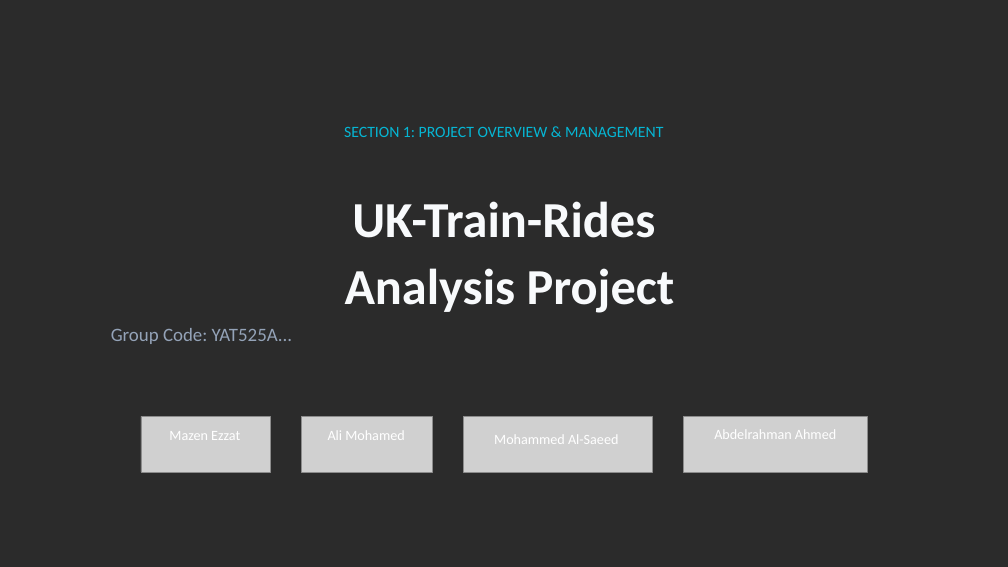
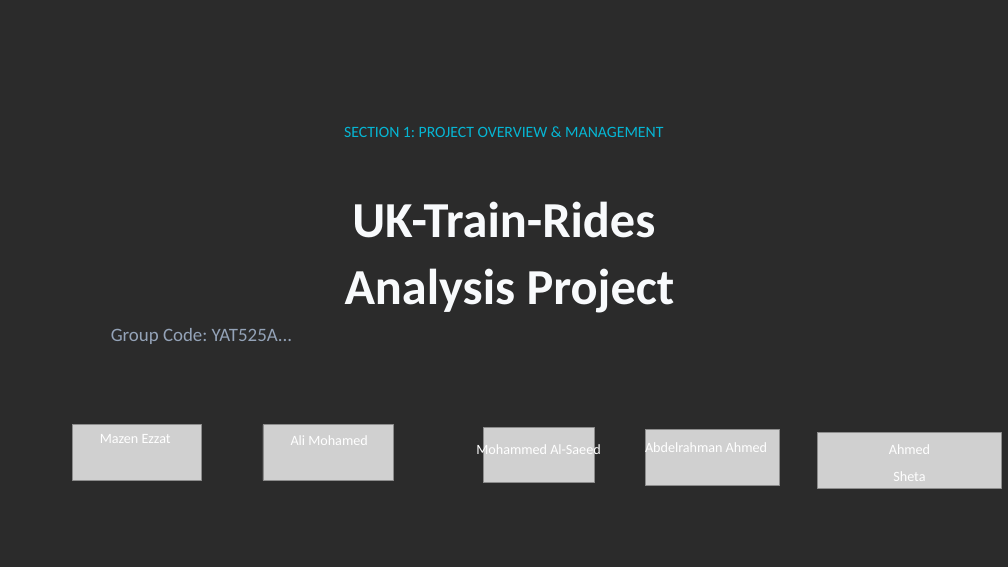
Before and after one commit to mazenezzat1313-DH/UK-Train-Rides, a slide deck: slide 1 of Presenation/Final UK Train Rides .pptx. Drawn at 1008x567 pixels with LibreOffice and Linux fonts; fonts in the diff are those of the drawing; grey boxes stand for pictures; background and template pictures are left out; a plain dark background stands for a picture behind light text. Boxes give left, top, right and bottom in pixels: in the first picture for what was removed or moved away, otherwise in the second. Text is boxed around its words. In the diff, an @@ line names an element or a change of style, - is before the commit and + after.

```diff
--- a/Presenation/Final UK Train Rides .pptx
+++ b/Presenation/Final UK Train Rides .pptx
@@ text "Mazen Ezzat" moved from (x1=169, y1=431, x2=240, y2=440) to (x1=100, y1=434, x2=171, y2=443) @@
@@ picture moved from (x1=141, y1=417, x2=270, y2=473) to (x1=73, y1=425, x2=202, y2=481) @@
@@ picture moved from (x1=302, y1=417, x2=433, y2=473) to (x1=263, y1=425, x2=394, y2=481) @@
@@ text "Ali Mohamed" moved from (x1=328, y1=431, x2=404, y2=440) to (x1=291, y1=436, x2=367, y2=445) @@
@@ text "Mohammed Al-Saeed" rewrapped from (x1=494, y1=435, x2=618, y2=444) to (x1=476, y1=442, x2=600, y2=458) @@
@@ picture resized from (x1=464, y1=417, x2=653, y2=473) to (x1=484, y1=427, x2=595, y2=483) @@
@@ text "Abdelrahman Ahmed" rewrapped from (x1=714, y1=430, x2=836, y2=439) to (x1=645, y1=440, x2=767, y2=456) @@
@@ picture resized from (x1=684, y1=417, x2=867, y2=473) to (x1=646, y1=430, x2=780, y2=485) @@
@@ picture added at (x1=818, y1=433, x2=1002, y2=489) @@
@@ text added at (x1=889, y1=445, x2=930, y2=481), 13.5 pt, text #FFFFFF @@
+Ahmed
+Sheta
```
Also in this commit, not shown: 8 other slides changed, 11 slides added, 4 slides removed.
